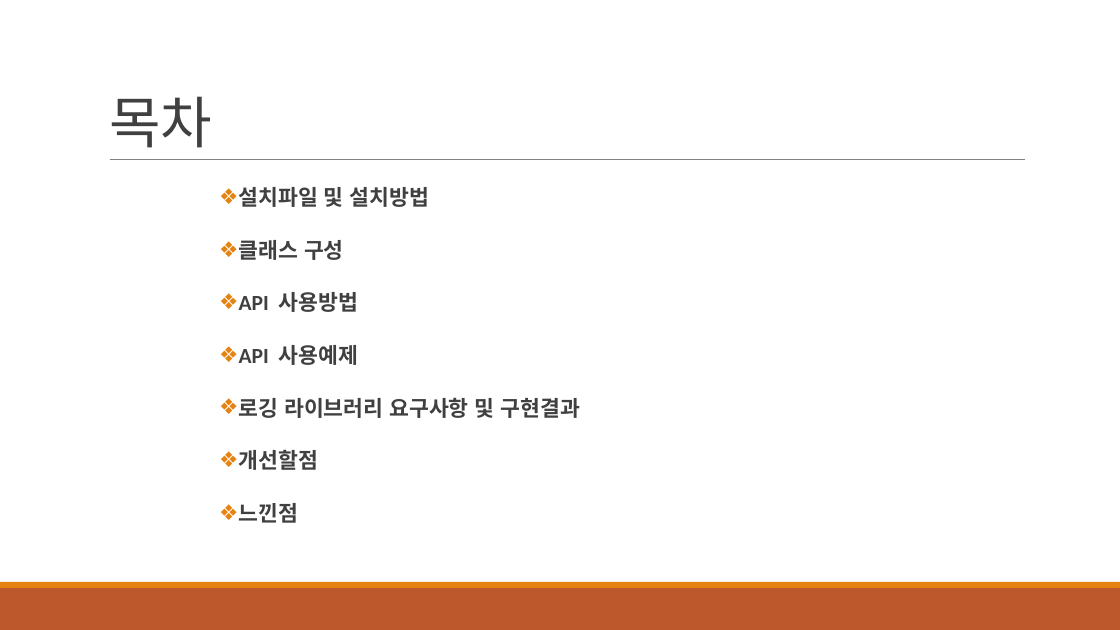
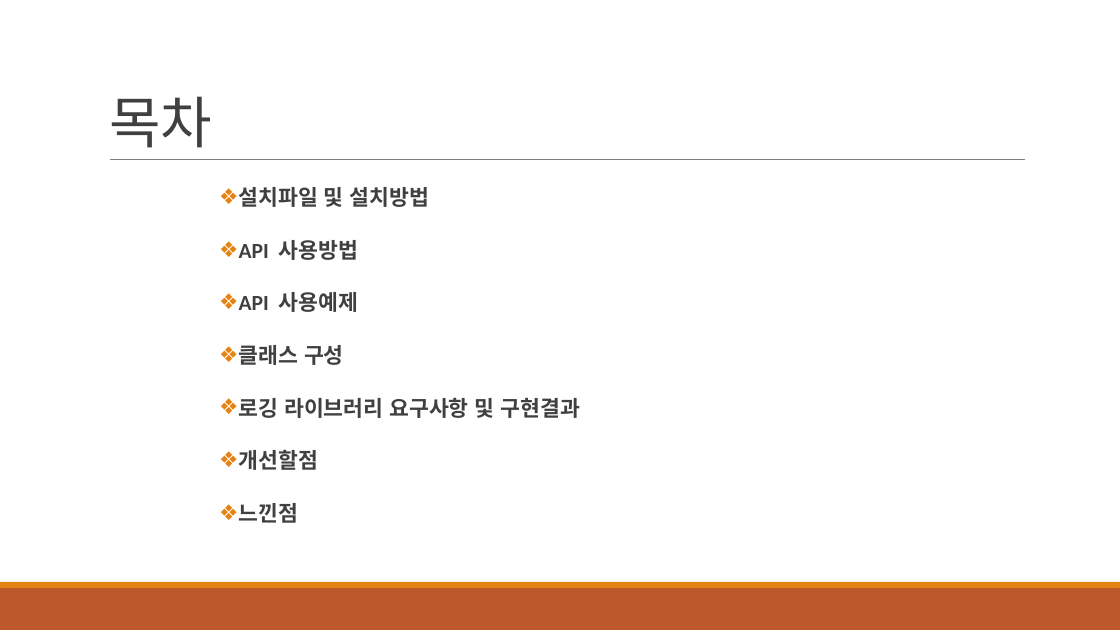
Before and after one commit to tjjeon/tjjeon1019, a slide deck: slide 2 of 전태준_C++프로젝트(201022).pptx. Drawn at 1120x630 pixels with LibreOffice and Linux fonts; fonts in the diff are those of the drawing. Boxes give left, top, right and bottom in pixels: in the first picture for what was removed or moved away, otherwise in the second. Text is boxed around its words. In the diff, an @@ line names an element or a change of style, - is before the commit and + after.

```diff
--- a/전태준_C++프로젝트(201022).pptx
+++ b/전태준_C++프로젝트(201022).pptx
@@ text at [239,240,344,260]: paragraph removed @@
-❖ 클래스 구성
@@ text at [239,345,344,365]: paragraph added @@
+❖ 클래스 구성
```
Also in this commit, not shown: 1 slide removed.
